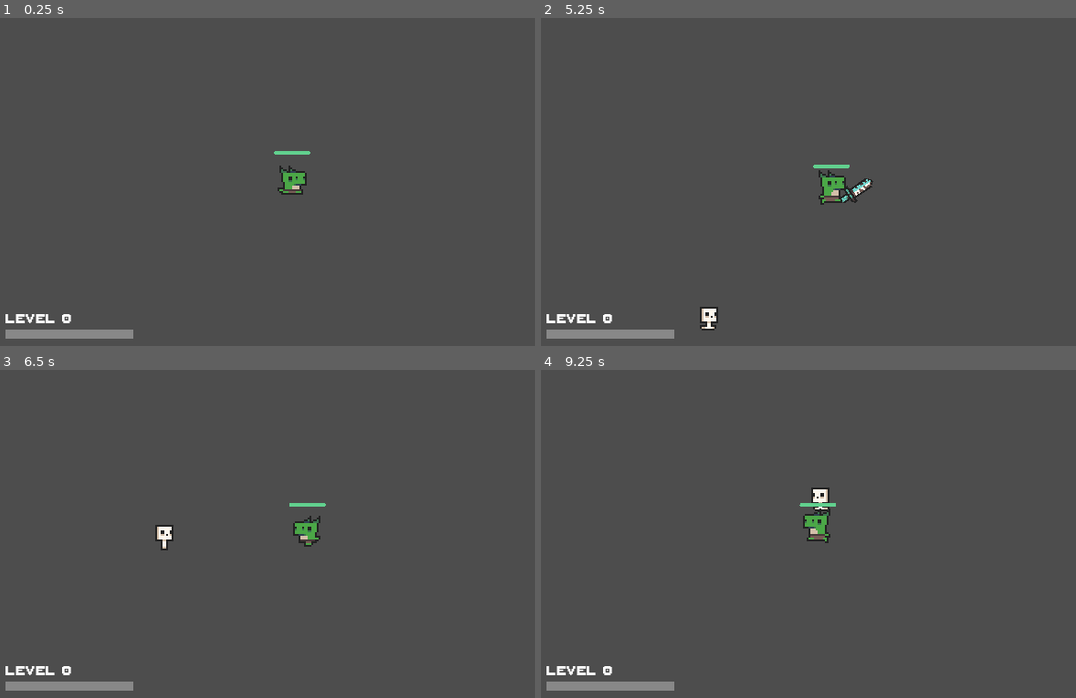
Above: before the commit, frames 1-4 (two rows, left to right).
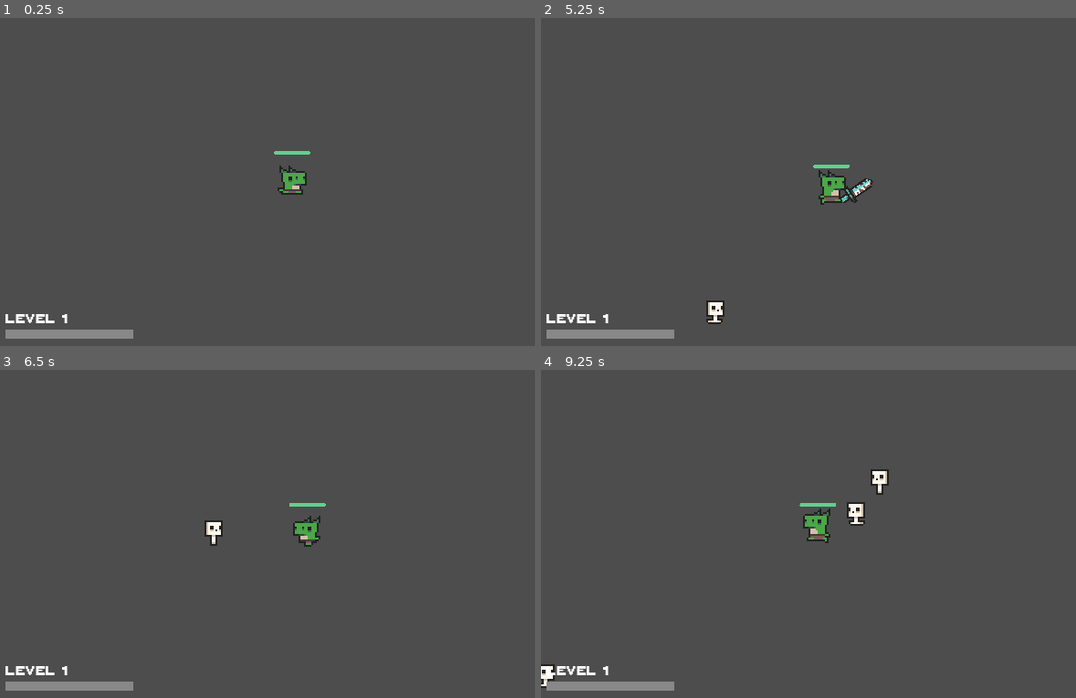
Above: after the commit, the same moments.

Repository: CyrusVillaruz/Turtinia-Endless
Game: Godot game, scene res://game/scenes/levels/level.tscn
The game is run twice, just before and just after one commit, with the same random seed, the same clock (stepped at 60 frames per second) and the same inputs.
Inputs (mouse positions are in pixels of both pictures, inside the frame that each line leads up to):
- Up to frame 1 (0.25 s): no input
- Up to frame 2 (5.25 s): move the mouse to (963, 165) at 0.52 s; hold D (right) 0.53-1.28 s; click (963, 165) at 0.6 s; move the mouse to (717, 198) at 1.27 s; hold S (down) 1.28-2.03 s; click (717, 198) at 1.35 s; move the mouse to (894, 109) at 2.02 s; hold D (right) 2.03-2.78 s; click (894, 109) at 2.1 s; move the mouse to (803, 247) at 2.77 s; hold W (up) 2.78-3.53 s; click (803, 247) at 2.85 s; move the mouse to (1006, 231) at 3.52 s; hold A (left) 3.53-5.03 s; click (1006, 231) at 3.6 s; move the mouse to (658, 132) at 4.27 s; click (658, 132) at 4.35 s; move the mouse to (862, 182) at 5.02 s; hold S (down) from 5.03 s (still down); click (862, 182) at 5.1 s
- Up to frame 3 (6.5 s): move the mouse to (203, 452) at 5.77 s; release S (down) at 5.78 s; hold D (right) from 5.78 s (still down); click (203, 452) at 5.85 s
- Up to frame 4 (9.25 s): move the mouse to (963, 517) at 6.52 s; release D (right) at 6.53 s; hold W (up) 6.53-7.28 s; click (963, 517) at 6.6 s; move the mouse to (717, 550) at 7.27 s; hold D (right) 7.28-8.03 s; click (717, 550) at 7.35 s; move the mouse to (894, 461) at 8.02 s; hold S (down) 8.03-8.78 s; click (894, 461) at 8.1 s; move the mouse to (803, 599) at 8.77 s; hold A (left) from 8.78 s (still down); click (803, 599) at 8.85 s

The runs differ from the first frame. In frame 1, less than 0.1% of the frame differs, in the area x 11-14%, y 90-94%; in frame 2, 0.3%; in frame 3, 0.4%; in frame 4, 0.8%, in the area x 0-66%, y 30-97%.

Commit message:
Implements level transition effect

Diff:
--- /dev/null
+++ b/game/scenes/game_over.tscn
@@ -0,0 +1,43 @@
+[gd_scene load_steps=2 format=3 uid="uid://cyrwa7wqy8ua6"]
+
+[ext_resource type="Script" path="res://game/scripts/game_over.gd" id="1_ov2n2"]
+
+[node name="GameOver" type="ColorRect"]
+offset_right = 40.0
+offset_bottom = 40.0
+script = ExtResource("1_ov2n2")
+
+[node name="CenterContainer" type="CenterContainer" parent="."]
+layout_mode = 0
+offset_right = 40.0
+offset_bottom = 40.0
+
+[node name="VBoxContainer" type="VBoxContainer" parent="CenterContainer"]
+layout_mode = 2
+
+[node name="GameOverText" type="Label" parent="CenterContainer/VBoxContainer"]
+layout_mode = 2
+text = "Game Over"
+
+[node name="Label" type="Label" parent="CenterContainer/VBoxContainer"]
+layout_mode = 2
+text = "Level Reached: 1"
+
+[node name="CenterContainer" type="CenterContainer" parent="CenterContainer/VBoxContainer"]
+layout_mode = 2
+
+[node name="HBoxContainer" type="HBoxContainer" parent="CenterContainer/VBoxContainer/CenterContainer"]
+layout_mode = 2
+
+[node name="RetryButton" type="Button" parent="CenterContainer/VBoxContainer/CenterContainer/HBoxContainer"]
+unique_name_in_owner = true
+layout_mode = 2
+text = "Retry"
+
+[node name="QuitButton" type="Button" parent="CenterContainer/VBoxContainer/CenterContainer/HBoxContainer"]
+unique_name_in_owner = true
+layout_mode = 2
+text = "Quit"
+
+[connection signal="pressed" from="CenterContainer/VBoxContainer/CenterContainer/HBoxContainer/RetryButton" to="." method="_on_retry_button_pressed"]
+[connection signal="pressed" from="CenterContainer/VBoxContainer/CenterContainer/HBoxContainer/QuitButton" to="." method="_on_quit_button_pressed"]
--- /dev/null
+++ b/game/scenes/level_transition.tscn
@@ -0,0 +1,73 @@
+[gd_scene load_steps=6 format=3 uid="uid://cxmlyi7gyabua"]
+
+[ext_resource type="Script" path="res://game/scripts/level_transition.gd" id="1_71vyv"]
+
+[sub_resource type="Animation" id="Animation_mduq6"]
+resource_name = "fade_in"
+length = 0.5
+tracks/0/type = "value"
+tracks/0/imported = false
+tracks/0/enabled = true
+tracks/0/path = NodePath("ColorRect:color")
+tracks/0/interp = 1
+tracks/0/loop_wrap = true
+tracks/0/keys = {
+"times": PackedFloat32Array(0, 0.5),
+"transitions": PackedFloat32Array(1, 1),
+"update": 0,
+"values": [Color(0, 0, 0, 0.0313726), Color(0, 0, 0, 1)]
+}
+
+[sub_resource type="Animation" id="Animation_kdqms"]
+length = 0.001
+tracks/0/type = "value"
+tracks/0/imported = false
+tracks/0/enabled = true
+tracks/0/path = NodePath("ColorRect:color")
+tracks/0/interp = 1
+tracks/0/loop_wrap = true
+tracks/0/keys = {
+"times": PackedFloat32Array(0),
+"transitions": PackedFloat32Array(1),
+"update": 0,
+"values": [Color(0, 0, 0, 0)]
+}
+
+[sub_resource type="Animation" id="Animation_neg65"]
+resource_name = "fade_out"
+length = 0.5
+tracks/0/type = "value"
+tracks/0/imported = false
+tracks/0/enabled = true
+tracks/0/path = NodePath("ColorRect:color")
+tracks/0/interp = 1
+tracks/0/loop_wrap = true
+tracks/0/keys = {
+"times": PackedFloat32Array(0, 0.5),
+"transitions": PackedFloat32Array(1, 1),
+"update": 0,
+"values": [Color(0, 0, 0, 1), Color(0, 0, 0, 0)]
+}
+
+[sub_resource type="AnimationLibrary" id="AnimationLibrary_bckgi"]
+_data = {
+"RESET": SubResource("Animation_kdqms"),
+"fade_in": SubResource("Animation_mduq6"),
+"fade_out": SubResource("Animation_neg65")
+}
+
+[node name="LevelTransition" type="CanvasLayer"]
+script = ExtResource("1_71vyv")
+
+[node name="AnimationPlayer" type="AnimationPlayer" parent="."]
+libraries = {
+"": SubResource("AnimationLibrary_bckgi")
+}
+
+[node name="ColorRect" type="ColorRect" parent="."]
+anchors_preset = 15
+anchor_right = 1.0
+anchor_bottom = 1.0
+grow_horizontal = 2
+grow_vertical = 2
+color = Color(0, 0, 0, 0)
--- a/game/scripts/enemy/melee_enemy.gd
+++ b/game/scripts/enemy/melee_enemy.gd
@@ -2,9 +2,9 @@
 
 signal enemy_damaged(amount)
 
-@export var speed: float = 50.0
+@export var speed: float = 70.0
 @export var health: float = 5.0
-@export var xp_amount: float = 250.0
+@export var xp_amount: float = 200.0
 
 @onready var player = get_node("/root/Level/Player")
 @onready var animated_sprite_2d = $AnimatedSprite2D
--- /dev/null
+++ b/game/scripts/game_over.gd
@@ -0,0 +1,13 @@
+extends ColorRect
+
+@onready var retry_button = %RetryButton
+@onready var quit_button = %QuitButton
+
+func _on_quit_button_pressed():
+	await LevelTransition.fade_in()
+	get_tree().quit()
+
+func _on_retry_button_pressed():
+	await LevelTransition.fade_in()
+	get_tree().change_scene_to_file("res://game/scenes/levels/level.tscn")
+	LevelTransition.fade_out()
--- a/game/scripts/level.gd
+++ b/game/scripts/level.gd
@@ -4,11 +4,11 @@
 @onready var wave_label = $WaveUI/WaveLabel
 @onready var wave_progress_bar = $WaveUI/WaveProgressBar
 
-var current_level = 0
+var current_level = 1
 var current_xp = 0
-var xp_to_next_level = 500
+var xp_to_next_level = 400
 var xp_to_next_level_multiplier = 1.5
-var current_spawn_rate = 5.0
+var current_spawn_rate = 2.0
 var max_spawn_rate = 0.2
 
 func _ready():
--- /dev/null
+++ b/game/scripts/level_transition.gd
@@ -0,0 +1,11 @@
+extends CanvasLayer
+
+@onready var animation_player = $AnimationPlayer
+
+func fade_in():
+	animation_player.play("fade_in")
+	await animation_player.animation_finished
+
+func fade_out():
+	animation_player.play("fade_out")
+	await animation_player.animation_finished
--- a/game/scripts/player/player.gd
+++ b/game/scripts/player/player.gd
@@ -7,7 +7,7 @@
 @onready var sword = $Sword
 @onready var animated_sprite_2d = $AnimatedSprite2D
 
-const DAMAGE_RATE = 2.0
+const DAMAGE_RATE = 5.0
 
 func _ready():
 	%HealthBar.value = health
